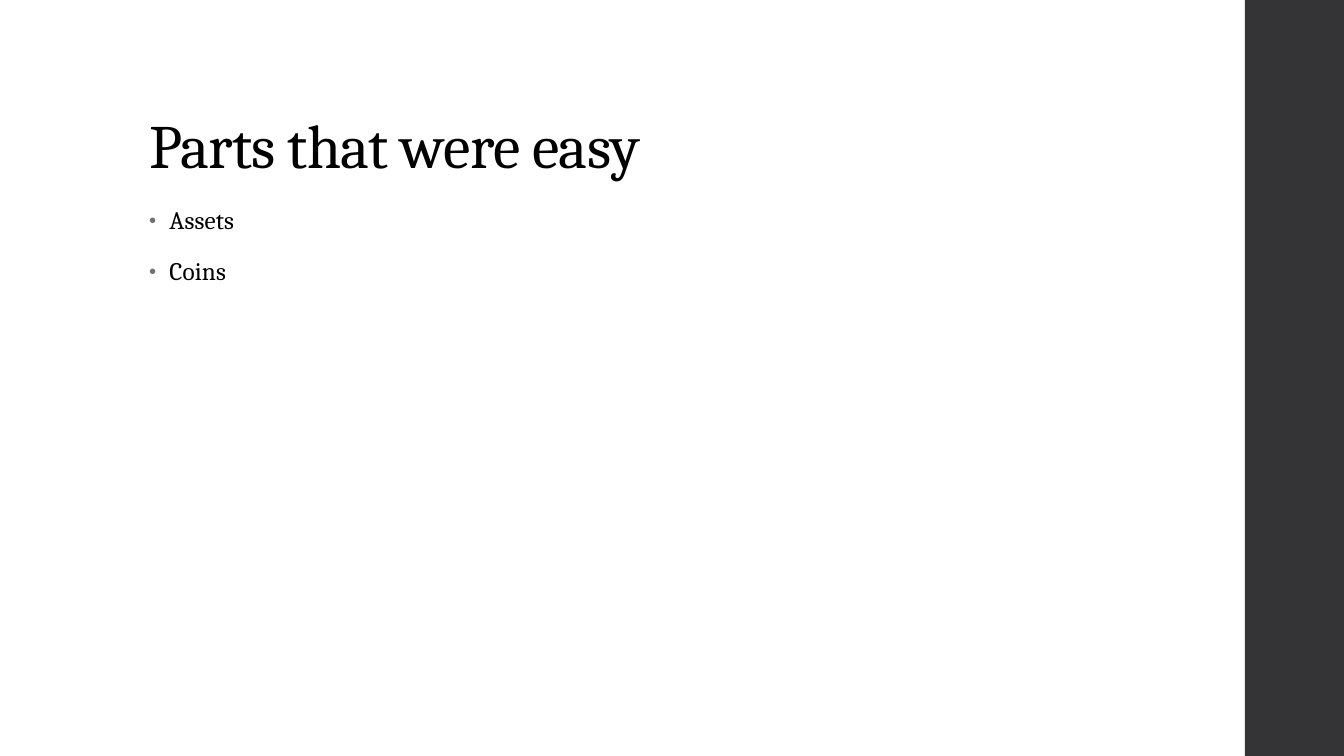
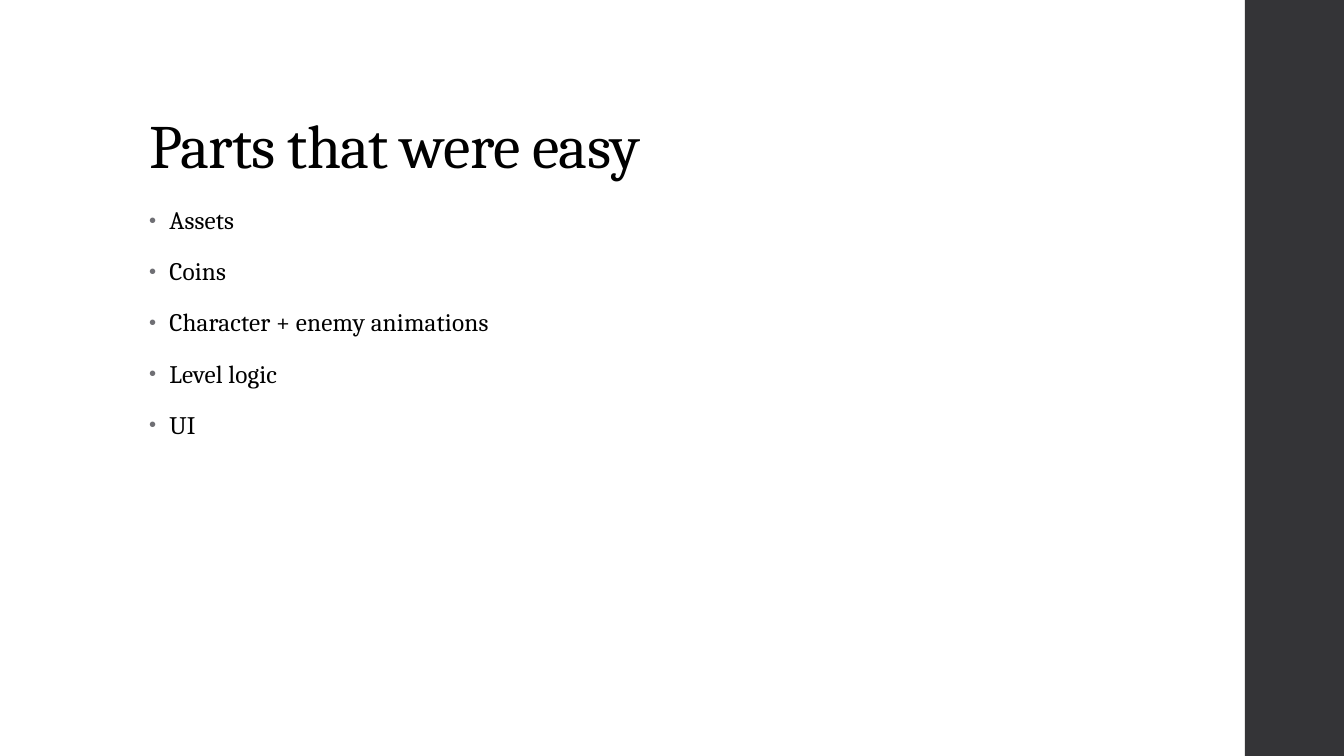
Before and after one commit to Novogenuata/DinoGameGodot, a slide deck: slide 8 of powerpoint/Dino Game.pptx. Drawn at 1344x756 pixels with LibreOffice and Linux fonts; fonts in the diff are those of the drawing. Boxes give left, top, right and bottom in pixels: in the first picture for what was removed or moved away, otherwise in the second. Text is boxed around its words. In the diff, an @@ line names an element or a change of style, - is before the commit and + after.

```diff
--- a/powerpoint/Dino Game.pptx
+++ b/powerpoint/Dino Game.pptx
@@ text at (x1=169, y1=313, x2=489, y2=434): paragraphs added @@
+• Character + enemy animations
+• Level logic
+• UI
```
Also in this commit, not shown: 2 other slides changed, 1 slide added, 1 other file.
